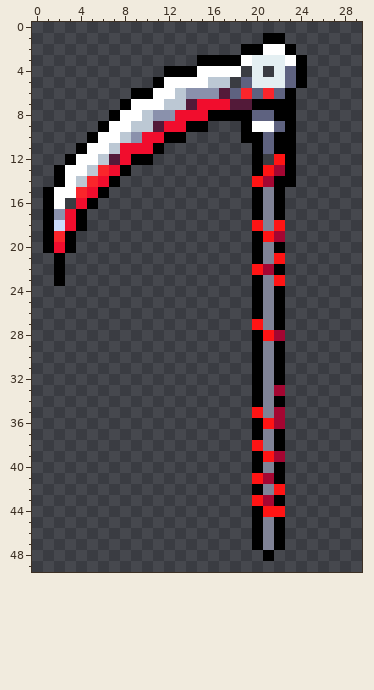
Pixel-art sprite -- sprites/weapon_scythe.png. That is the earlier state.
The file is 30x50 pixels. Colours within 5 levels of each other are drawn and written as one.
Now the later version:
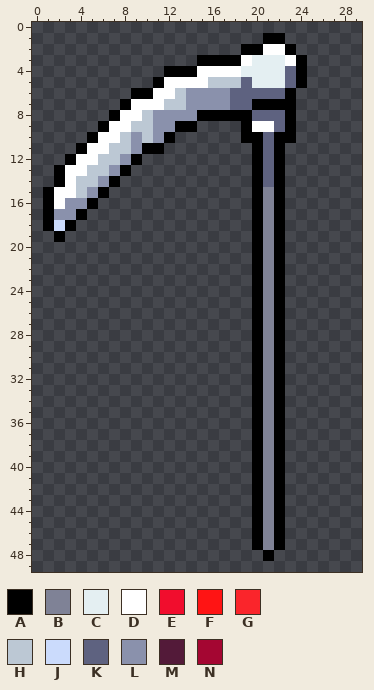
Palette (. is transparent): A #000000  B #7f8296  C #e4eff2  D #ffffff  E #f10d2d  F #ff1414  G #fa252b  H #bcc8d4  J #cbdbfc  K #5e6280  L #8a91ac  M #531a39  N #a40632
The edit:
{"y":4,"x":19,"old":".","new":"C"}
{"y":4,"x":21,"old":".","new":"C"}
{"y":5,"x":18,"old":".","new":"H"}
{"y":6,"x":17,"old":"M","new":"L"}
{"y":6,"x":19,"old":"G","new":"K"}
{"y":6,"x":21,"old":"G","new":"K"}
{"y":7,"x":14,"old":"MEEEMM","new":"LLLLKK"}
{"y":8,"x":13,"old":"EEE","new":"LLA"}
{"y":8,"x":22,"old":"A","new":"K"}
{"y":9,"x":11,"old":"MEE","new":"LLA"}
{"y":9,"x":15,"old":"A","new":"."}
{"y":10,"x":10,"old":"EE","new":"HL"}
{"y":10,"x":13,"old":"A","new":"."}
{"y":11,"x":8,"old":"EEE","new":"HLA"}
{"y":11,"x":23,"old":"A","new":"."}
{"y":12,"x":7,"old":"ME","new":"HL"}
{"y":12,"x":10,"old":"A","new":"."}
{"y":12,"x":21,"old":".FA","new":"KA."}
{"y":13,"x":6,"old":"GE","new":"HL"}
{"y":13,"x":21,"old":"FNA","new":"KA."}
{"y":14,"x":5,"old":"GE","new":"HL"}
{"y":14,"x":20,"old":"FN","new":"AK"}
{"y":14,"x":23,"old":"A","new":"."}
{"y":15,"x":4,"old":"GE","new":"HL"}
{"y":16,"x":3,"old":".E","new":"LL"}
{"y":17,"x":3,"old":"E","new":"L"}
{"y":18,"x":3,"old":"EA","new":"A."}
{"y":18,"x":20,"old":"F","new":"A"}
{"y":18,"x":22,"old":"F","new":"A"}
{"y":19,"x":1,"old":"AGA","new":".A."}
{"y":19,"x":21,"old":"FN","new":"BA"}
{"y":20,"x":1,"old":"AEA","new":"..."}
{"y":21,"x":2,"old":"A","new":"."}
{"y":21,"x":22,"old":"F","new":"A"}
{"y":22,"x":2,"old":"A","new":"."}
{"y":22,"x":20,"old":"FN","new":"AB"}
{"y":23,"x":2,"old":"A","new":"."}
{"y":23,"x":22,"old":"F","new":"A"}
{"y":27,"x":20,"old":"F","new":"A"}
{"y":28,"x":21,"old":"FN","new":"BA"}
{"y":33,"x":22,"old":"N","new":"A"}
{"y":35,"x":20,"old":"F","new":"A"}
{"y":35,"x":22,"old":"N","new":"A"}
{"y":36,"x":21,"old":"FN","new":"BA"}
{"y":38,"x":20,"old":"F","new":"A"}
{"y":39,"x":21,"old":"FN","new":"BA"}
{"y":41,"x":20,"old":"FN","new":"AB"}
{"y":42,"x":22,"old":"F","new":"A"}
{"y":43,"x":20,"old":"FN","new":"AB"}
{"y":44,"x":21,"old":"FF","new":"BA"}
